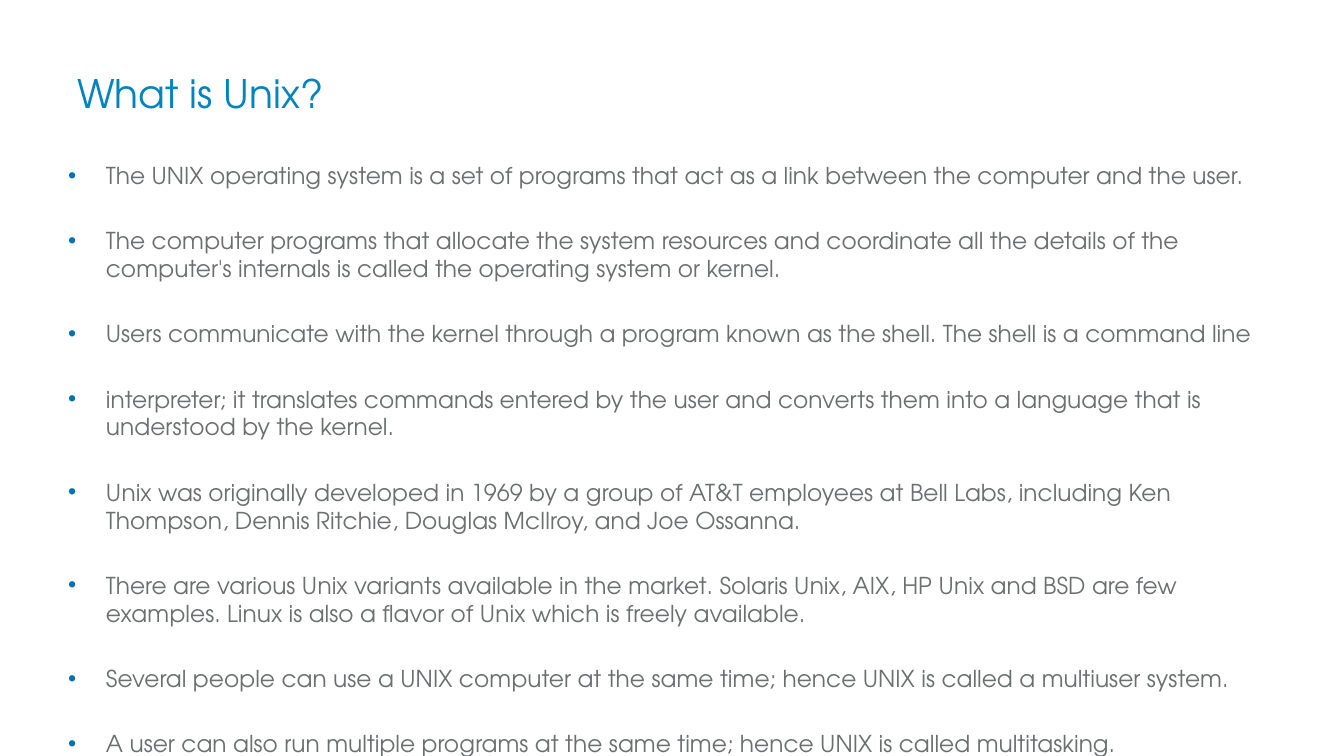
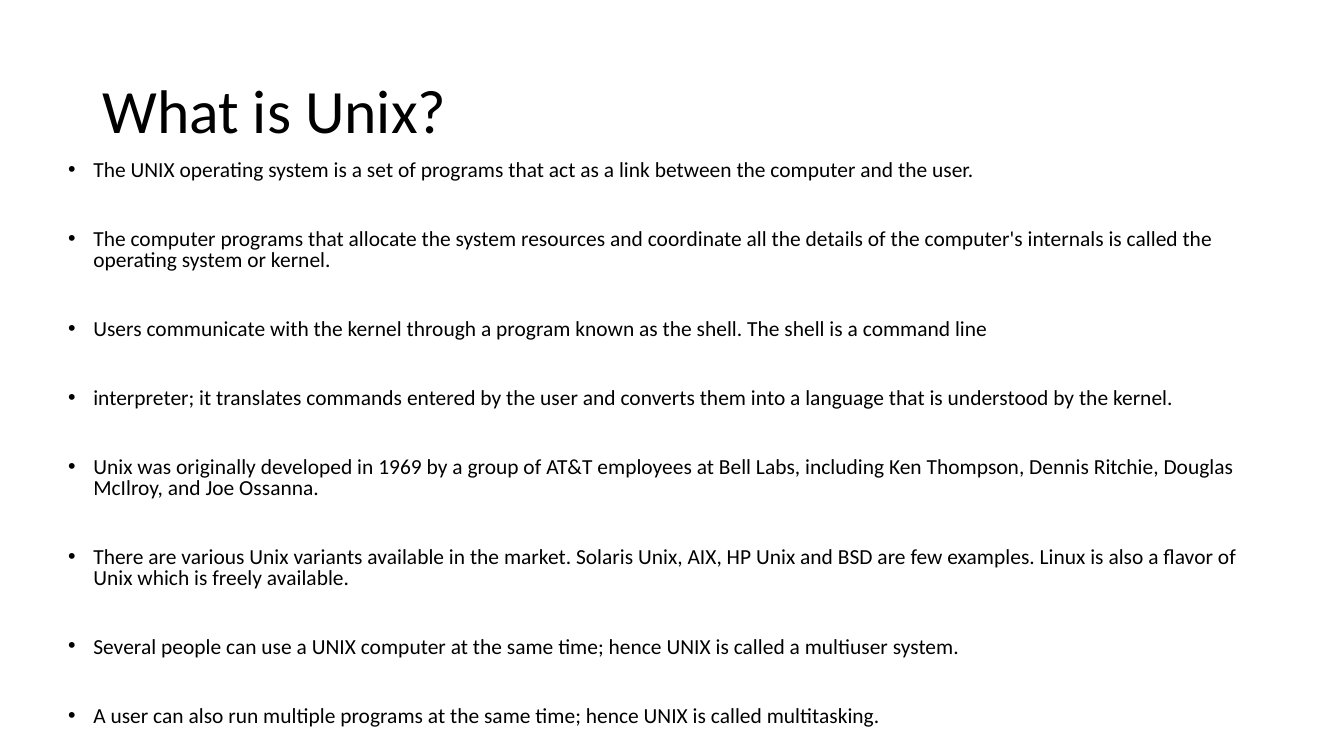
Before and after one commit to pgirgaonkar/Unix_Introduction, a slide deck: slide 2 of Unix-Introduction.pptx. Drawn at 1344x756 pixels with LibreOffice and Linux fonts; fonts in the diff are those of the drawing; background and template pictures are left out. Boxes give left, top, right and bottom in pixels: in the first picture for what was removed or moved away, otherwise in the second. Text is boxed around its words. In the diff, an @@ line names an element or a change of style, - is before the commit and + after.

Commit message:
Theme

```diff
--- a/Unix-Introduction.pptx
+++ b/Unix-Introduction.pptx
@@ title "What is Unix?" moved from (x1=77, y1=78, x2=323, y2=109) to (x1=102, y1=90, x2=446, y2=134) @@
@@ title "What is Unix?" at (x1=102, y1=90, x2=446, y2=134): size 28 to 44 pt, font TeX Gyre Adventor to Calibri, text colour #0083BE to #000000; line spacing 1 to 0.9 @@
@@ text "The UNIX operating system is ..." at (x1=93, y1=162, x2=1236, y2=727): size 16.6 to 15.3 pt, font TeX Gyre Adventor to Calibri, text colour #6C6F70 to #000000; indent changed; line spacing 1 to 0.8; more space between paragraphs @@
```
Also in this commit, not shown: 8 other slides changed.
